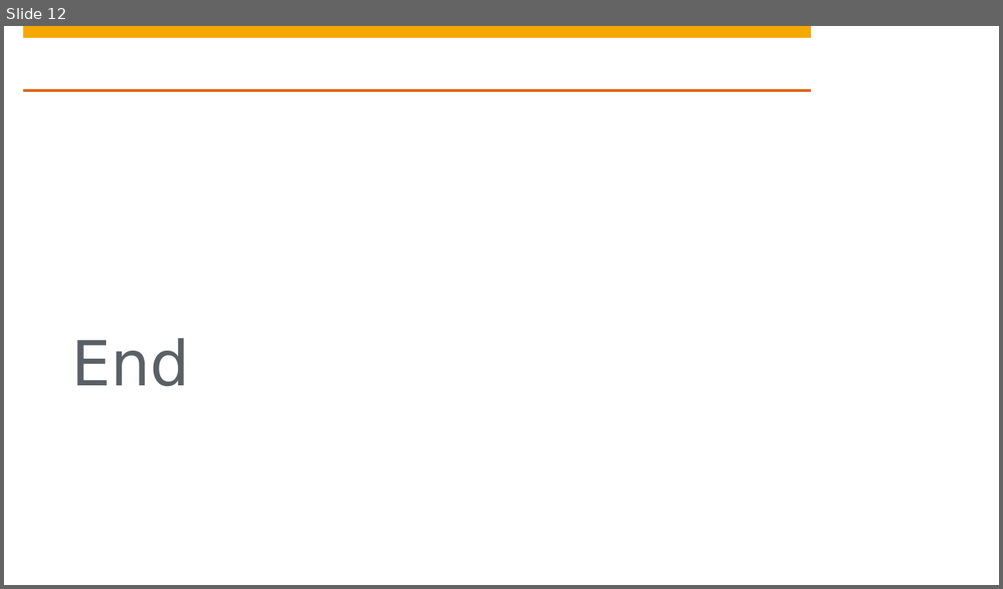
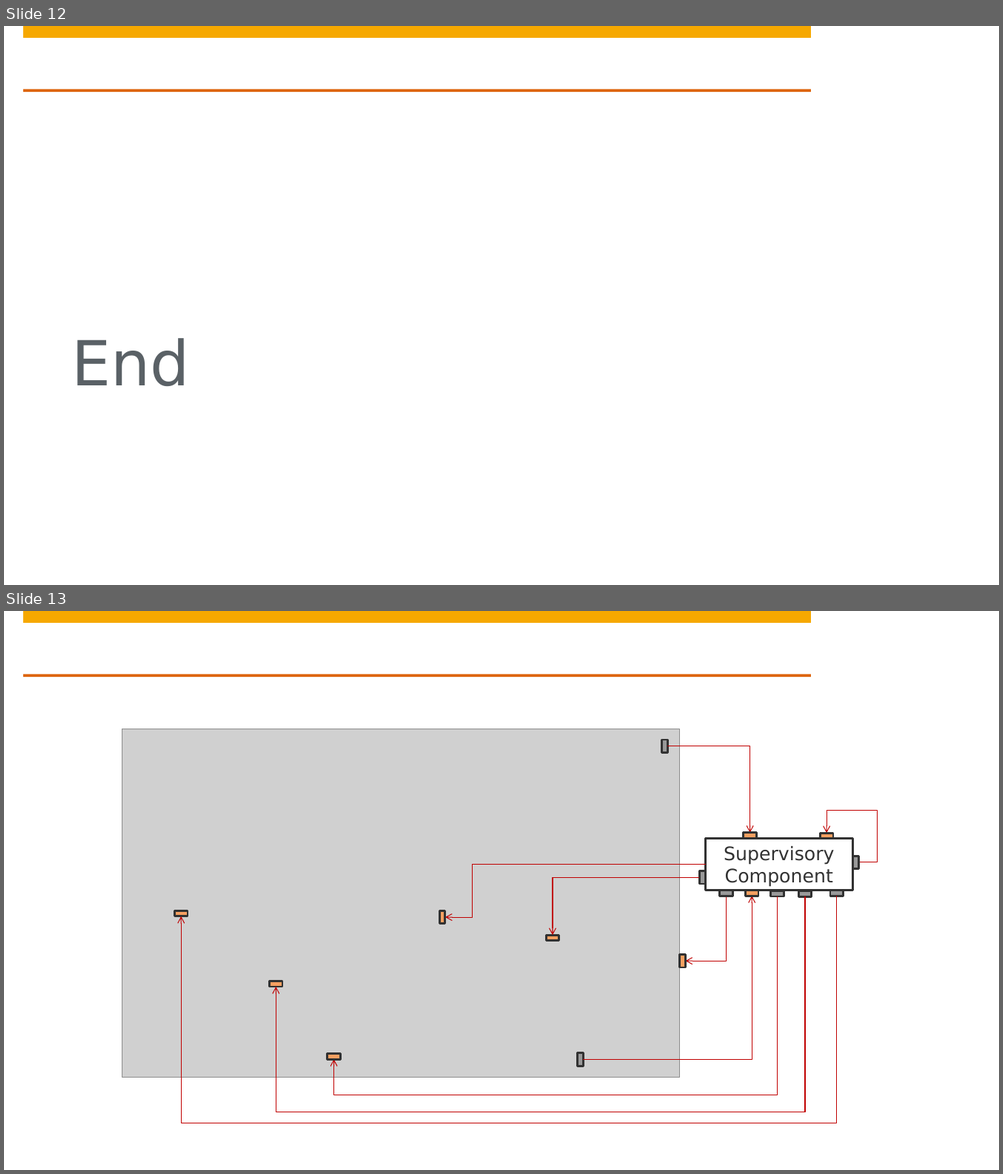
Before and after one commit to hpi-sam/HMM-Learning4SAS, a slide deck: projects/DTMC/P1-Discrete Time Markov Chains.pptx. Shown one above the other, each under a label of ours: slide 12 before the commit, slides 12 and 13 after it. The pictures are 1003x589 and 1003x1174 pixels, drawn with LibreOffice and Linux fonts; fonts in the diff are those of the drawing; grey boxes stand for pictures; background and template pictures are left out. Boxes give left, top, right and bottom in pixels: in the first picture for what was removed or moved away, otherwise in the second. Text is boxed around its words. In the diff, an @@ line names an element or a change of style, - is before the commit and + after.

```diff
--- a/projects/DTMC/P1-Discrete Time Markov Chains.pptx
+++ b/projects/DTMC/P1-Discrete Time Markov Chains.pptx
@@ slide 13 added at (x1=4, y1=611, x2=999, y2=1170), background #FFFFFF; not listed: 4 template elements that a slide beside it also shows @@
@@ picture added at (x1=122, y1=729, x2=680, y2=1077) @@
@@ rectangle added at (x1=662, y1=740, x2=668, y2=753), fill #989898, outline #323232 2 pt @@
@@ elbow arrow added from (667, 746) to (750, 832), #C00000 0.75 pt @@
@@ rectangle added at (x1=84, y1=789, x2=156, y2=807), fill #FFFFFF @@
@@ rectangle added at (x1=744, y1=832, x2=757, y2=838), fill #F6A061, outline #323232 2 pt @@
@@ elbow arrow added from (858, 863) to (826, 833), #C00000 0.75 pt @@
@@ rectangle added at (x1=706, y1=839, x2=852, y2=890), fill #FFFFFF, outline #323232 2 pt, 18 pt, text #323232 @@
+Supervisory Component
@@ rectangle added at (x1=821, y1=833, x2=834, y2=839), fill #F6A061, outline #323232 2 pt @@
@@ elbow arrow added from (706, 865) to (445, 917), #C00000 0.75 pt @@
@@ rectangle added at (x1=700, y1=871, x2=706, y2=884), fill #989898, outline #323232 2 pt @@
@@ rectangle added at (x1=853, y1=857, x2=859, y2=869), fill #989898, outline #323232 2 pt @@
@@ elbow arrow added from (836, 896) to (181, 917), #C00000 0.75 pt @@
@@ elbow arrow added from (805, 897) to (276, 987), #C00000 0.75 pt @@
@@ elbow arrow added from (777, 897) to (334, 1059), #C00000 0.75 pt @@
@@ elbow arrow added from (700, 877) to (552, 936), #C00000 0.75 pt @@
@@ elbow arrow added from (583, 1060) to (751, 896), #C00000 0.75 pt @@
@@ elbow arrow added from (726, 896) to (686, 961), #C00000 0.75 pt @@
@@ rectangle added at (x1=720, y1=891, x2=733, y2=897), fill #989898, outline #323232 2 pt @@
@@ rectangle added at (x1=745, y1=891, x2=758, y2=897), fill #F6A061, outline #323232 2 pt @@
@@ rectangle added at (x1=771, y1=891, x2=783, y2=897), fill #989898, outline #323232 2 pt @@
@@ rectangle added at (x1=799, y1=891, x2=811, y2=897), fill #989898, outline #323232 2 pt @@
@@ rectangle added at (x1=831, y1=891, x2=843, y2=897), fill #989898, outline #323232 2 pt @@
@@ rectangle added at (x1=175, y1=911, x2=188, y2=917), fill #F6A061, outline #323232 2 pt @@
@@ rectangle added at (x1=440, y1=911, x2=446, y2=923), fill #F6A061, outline #323232 2 pt @@
@@ rectangle added at (x1=546, y1=935, x2=559, y2=941), fill #F6A061, outline #323232 2 pt @@
@@ rectangle added at (x1=680, y1=955, x2=686, y2=968), fill #F6A061, outline #323232 2 pt @@
@@ rectangle added at (x1=270, y1=982, x2=283, y2=988), fill #F6A061, outline #323232 2 pt @@
@@ rectangle added at (x1=327, y1=1054, x2=340, y2=1059), fill #F6A061, outline #323232 2 pt @@
@@ rectangle added at (x1=577, y1=1054, x2=583, y2=1066), fill #989898, outline #323232 2 pt @@
```
Also in this commit, not shown: 1 slide changed, 1 other file.
